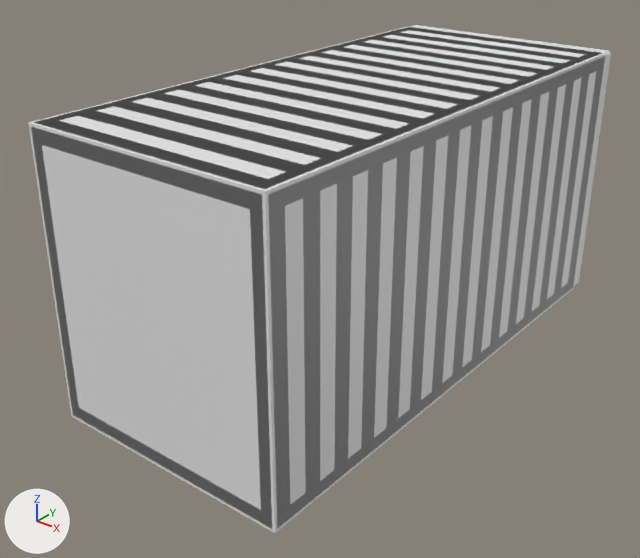
A saved change to the FBX model Assets/Resources/3D/Dock/container/container_detailed.fbx.
One viewpoint serves both versions: a camera (50 mm lens) standing at (3.47, -4.81, 3.4) and looking at (-0.12, -0.33, 0.62). The axes (+X, +Y, +Z) are drawn at lower left. The lights are the same throughout. Where no turn or scale is listed for an object, it has been applied to the vertices.

The first picture shows 'container_detailed_001', 'container_simple_045'.
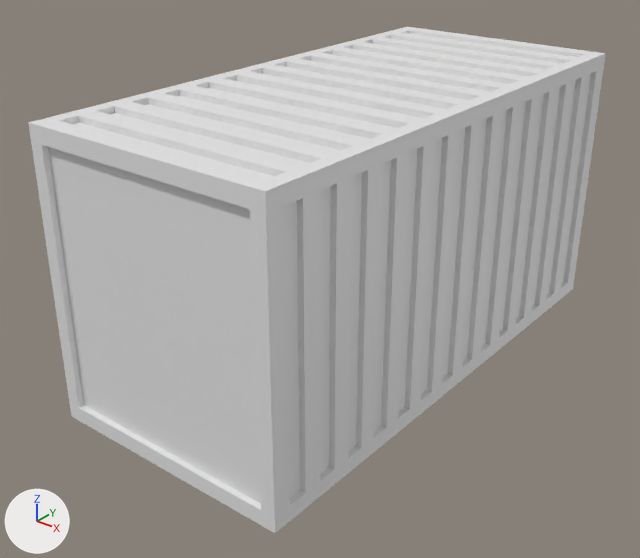
Where the newer file only moved an object's origin or applied its transform, the numbers keep the older frame.

Pixel boxes (x1, y1, x2, y2) of what changed, in the pictures (640 x 558 px):
'container_simple_045', deleted: before (31, 25, 611, 528)
part 1 of me_mesh, shading changed: (28, 27, 606, 533) in both

Patch to the scene script:
```diff
--- a/Assets/Resources/3D/Dock/container/container_detailed.fbx.py
+++ b/Assets/Resources/3D/Dock/container/container_detailed.fbx.py
@@ me_mesh @@
 me_mesh.from_pydata(...)  # 600 vertices, 598 faces; spans x -0.9..0.9, y -2.0..1.87, z 0.0..2.0
 # used by ob_container_detailed_001; location = (0.0, 0.0, 0.0)
+# me_mesh part 1: edges marked sharp go from 140 to 836
@@ ob_container_simple_045 @@
-ob_container_simple_045 = bpy.data.objects.new('container_simple_045', me_mesh_001)
-ob_container_simple_045.location = (0.0, 0.0, 0.0)
```
